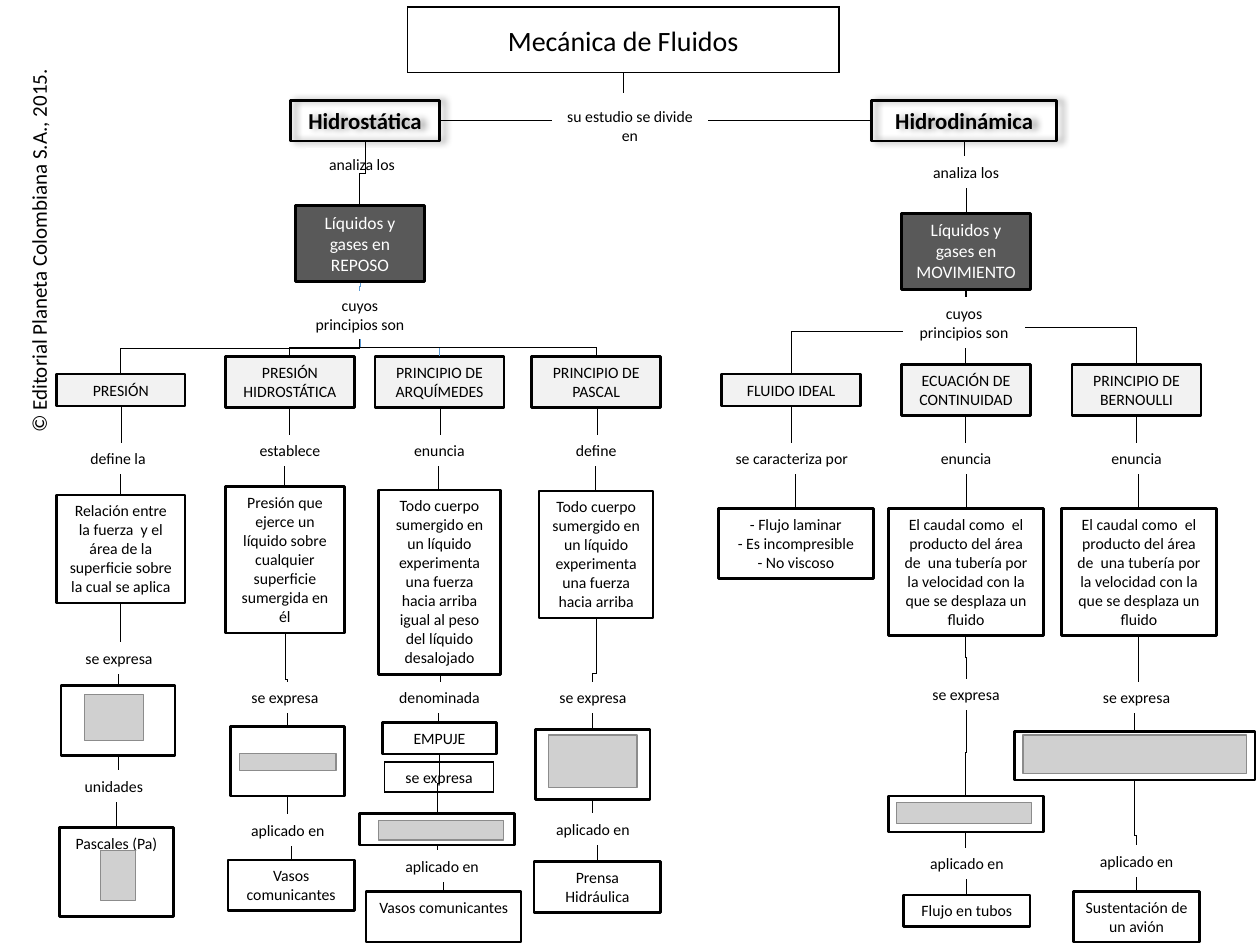
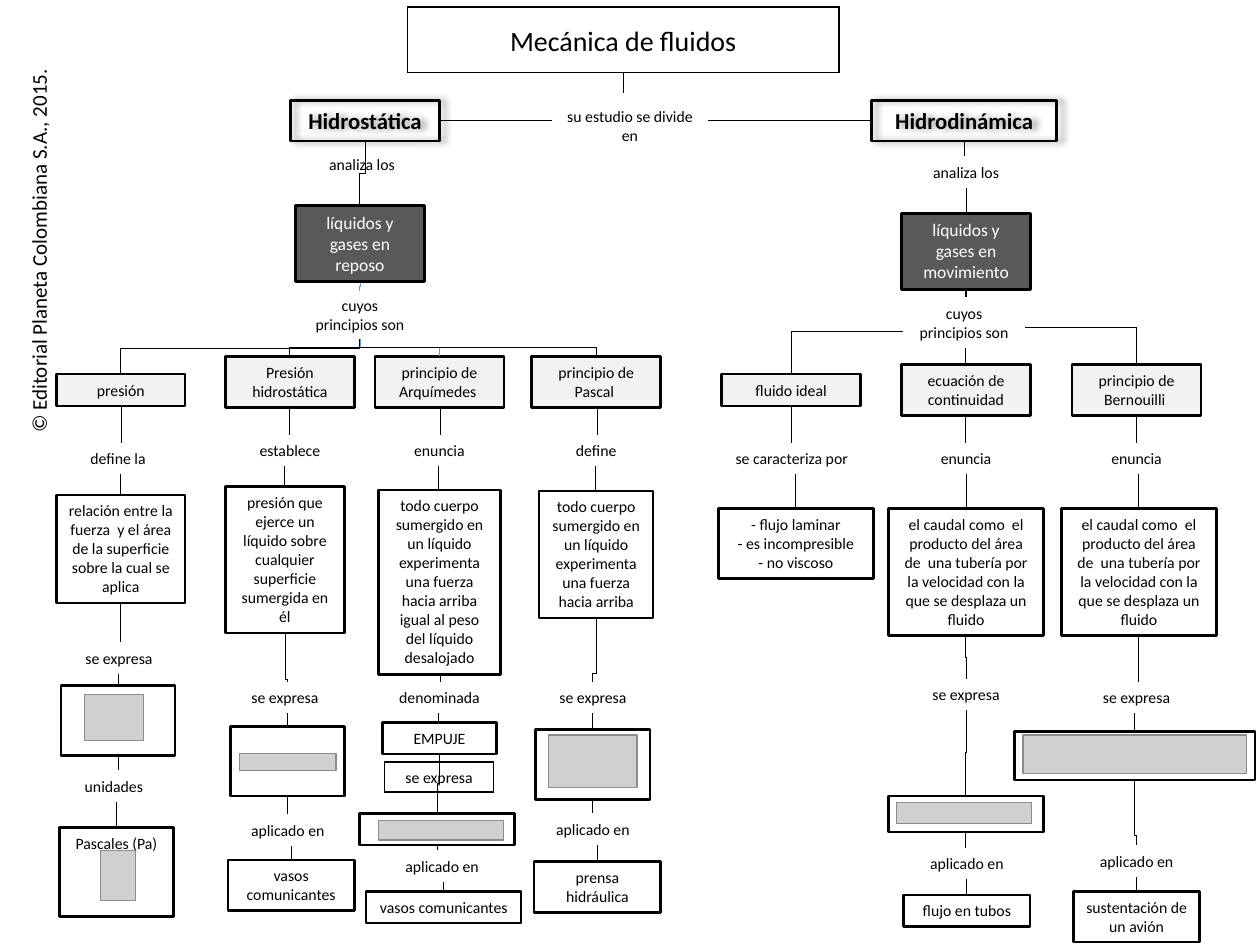
Before and after one commit to AulaPlanetaColombia/CienciasNaturales, a slide deck: slide 1 of fuentes/contenidos/grado10/guion07/CN_10_07_REC260.pptx. Drawn at 1260x945 pixels with LibreOffice and Linux fonts; fonts in the diff are those of the drawing; grey boxes stand for pictures; background and template pictures are left out. Boxes give left, top, right and bottom in pixels: in the first picture for what was removed or moved away, otherwise in the second. Text is boxed around its words. In the diff, an @@ line names an element or a change of style, - is before the commit and + after.

Commit message:
rev mapa 10-07

```diff
--- a/fuentes/contenidos/grado10/guion07/CN_10_07_REC260.pptx
+++ b/fuentes/contenidos/grado10/guion07/CN_10_07_REC260.pptx
@@ text in rectangle at [510,31,736,52]: text changed @@
-Mecánica de Fluidos
+Mecánica de fluidos
@@ text in rectangle at [326,217,394,274]: text changed @@
-Líquidos y gases en REPOSO
+líquidos y gases en reposo
@@ text in rectangle at [923,224,1008,278]: text changed @@
-Líquidos y gases en MOVIMIENTO
+líquidos y gases en movimiento
@@ text in rectangle at [97,385,145,399]: text changed @@
-PRESIÓN
+presión
@@ text in rectangle at [252,367,327,397]: text changed @@
-PRESIÓN HIDROSTÁTICA
+Presión hidrostática
@@ text in rectangle at [399,367,477,400]: text changed @@
-PRINCIPIO DE ARQUÍMEDES
+principio de Arquímedes
@@ text in rectangle at [558,367,634,397]: text changed @@
-PRINCIPIO DE PASCAL
+principio de Pascal
@@ text in rectangle at [755,385,827,396]: text changed @@
-FLUIDO IDEAL
+fluido ideal
@@ text in rectangle at [928,375,1004,405]: text changed @@
-ECUACIÓN DE CONTINUIDAD
+ecuación de continuidad
@@ text in rectangle at [1099,375,1174,405]: text changed @@
-PRINCIPIO DE BERNOULLI
+principio de Bernouilli
@@ text in rectangle at [69,505,173,595]: text changed @@
-Relación entre la fuerza y el área de la superficie sobre la cual se aplica
+relación entre la fuerza y el área de la superficie sobre la cual se aplica
@@ text in rectangle at [242,497,328,622]: text changed @@
-Presión que ejerce un líquido sobre cualquier superficie sumergida en él
+presión que ejerce un líquido sobre cualquier superficie sumergida en él
@@ text in rectangle at [396,500,483,666]: text changed @@
-Todo cuerpo sumergido en un líquido experimenta una fuerza hacia arriba igual al peso del líquido desalojado
+todo cuerpo sumergido en un líquido experimenta una fuerza hacia arriba igual al peso del líquido desalojado
@@ text in rectangle at [552,501,640,607]: text changed @@
-Todo cuerpo sumergido en un líquido experimenta una fuerza hacia arriba
+todo cuerpo sumergido en un líquido experimenta una fuerza hacia arriba
@@ text in rectangle at [746,519,854,568]: text changed @@
-- Flujo laminar
-- Es incompresible
-- No viscoso
+- flujo laminar
+- es incompresible
+- no viscoso
@@ text in rectangle at [905,519,1027,625]: text changed @@
-El caudal como el producto del área de una tubería por la velocidad con la que se desplaza un fluido
+el caudal como el producto del área de una tubería por la velocidad con la que se desplaza un fluido
@@ text in rectangle at [1077,519,1200,625]: text changed @@
-El caudal como el producto del área de una tubería por la velocidad con la que se desplaza un fluido
+el caudal como el producto del área de una tubería por la velocidad con la que se desplaza un fluido
@@ text in rectangle at [247,873,336,900]: text changed @@
-Vasos comunicantes
+vasos comunicantes
@@ rectangle "vasos comunicantes": place and size @@
-rectangle "vasos comunicantes" at [367,891,522,941]
+rectangle "vasos comunicantes" at [367,891,522,922]
@@ text in rectangle at [566,875,628,902]: text changed @@
-Prensa Hidráulica
+prensa hidráulica
@@ text in rectangle at [380,902,508,913]: text changed @@
-Vasos comunicantes
+vasos comunicantes
@@ text in rectangle at [923,905,1011,919]: text changed @@
-Flujo en tubos
+flujo en tubos
@@ text in rectangle at [1086,902,1187,932]: text changed @@
-Sustentación de un avión
+sustentación de un avión
```
